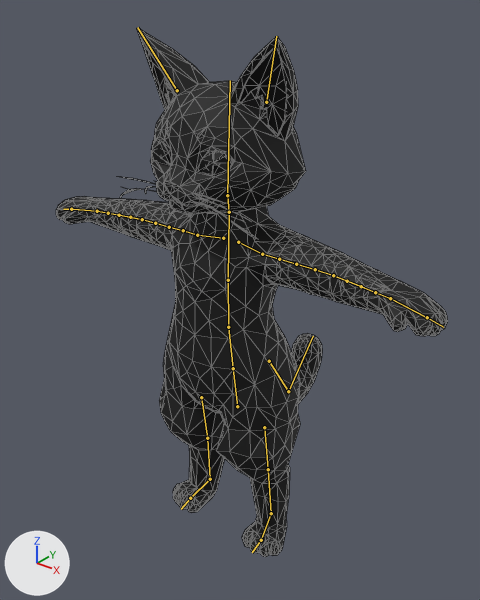
A saved change to the Blender file assets/models/cat/cat.blend.
One viewpoint serves both versions: a 50 mm lens placed at (0.803, -1.055, 1.21), pointed at (-0.011, -0.037, 0.579). Arrows for +X, +Y and +Z are at lower left; the lights stay in place. The first picture is the older version. The bones that bend it are drawn over the model as lines. Mesh edges are drawn as thin lines.

Objects in the first picture: 'cat'.
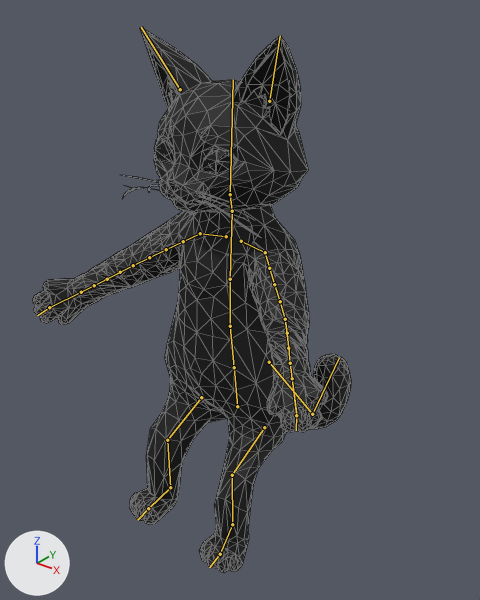
Commit message: feat(models): key the seated bind of the hand-made cat

The newer file adds an action. The first version stands in its rest pose; the second is drawn at frame 1 of the action 'bind'.

The change in detail:
Bone 'hips' (bone_hips) turns from (0, 0, 0) to (-1, 0, 0) degrees about its own x, y and z.
Bone 'upper_arm_L' (bone_upper_arm_l) turns from (0, 0, 0) to (28, -8, 33) degrees about its own x, y and z.
Bone 'hand_L' (bone_hand_l) turns from (0, 0, 0) to (11, -150, -5) degrees about its own x, y and z.
Bone 'wrist_L' (bone_wrist_l) turns from (0, 0, 0) to (11, -150, -5) degrees about its own x, y and z.
Bone 'forearm_seg0_L' (bone_forearm_seg0_l) turns from (0, 0, 0) to (0, -19, 0) degrees about its own x, y and z.
Bone 'forearm_seg1_L' (bone_forearm_seg1_l) turns from (0, 0, 0) to (0, -56, 0) degrees about its own x, y and z.
Bone 'forearm_seg2_L' (bone_forearm_seg2_l) turns from (0, 0, 0) to (0, -94, 0) degrees about its own x, y and z.
Bone 'forearm_seg3_L' (bone_forearm_seg3_l) turns from (0, 0, 0) to (0, -131, 0) degrees about its own x, y and z.
Bone 'upper_arm_R' (bone_upper_arm_r) turns from (0, 0, 0) to (28, 8, -33) degrees about its own x, y and z.
Bone 'hand_R' (bone_hand_r) turns from (0, 0, 0) to (-86, 84, -90) degrees about its own x, y and z.
Bone 'wrist_R' (bone_wrist_r) turns from (0, 0, 0) to (-86, 84, -90) degrees about its own x, y and z.
Bone 'forearm_seg1_R' (bone_forearm_seg1_r) turns from (0, 0, 0) to (0, 34, 0) degrees about its own x, y and z.
Bone 'forearm_seg2_R' (bone_forearm_seg2_r) turns from (0, 0, 0) to (0, 56, 0) degrees about its own x, y and z.
Bone 'forearm_seg3_R' (bone_forearm_seg3_r) turns from (0, 0, 0) to (0, 79, 0) degrees about its own x, y and z.
Bone 'thigh_L' (bone_thigh_l) turns from (0, 0, 0) to (71, -1, 1) degrees about its own x, y and z.
Bone 'shin_L' (bone_shin_l) turns from (0, 0, 0) to (-67, -1, -3) degrees about its own x, y and z.
Bone 'foot_L' (bone_foot_l) turns from (0, 0, 0) to (-4, 3, 1) degrees about its own x, y and z.
Bone 'thigh_R' (bone_thigh_r) turns from (0, 0, 0) to (71, 1, -1) degrees about its own x, y and z.
Bone 'shin_R' (bone_shin_r) turns from (0, 0, 0) to (-67, 1, 3) degrees about its own x, y and z.
Bone 'foot_R' (bone_foot_r) turns from (0, 0, 0) to (-4, -3, -1) degrees about its own x, y and z.
Bone 'tail' (bone_tail) turns from (0, 0, 0) to (-21, -12, -62) degrees about its own x, y and z.
Bone 'tail_tip' (bone_tail_tip) turns from (0, 0, 0) to (9, 4, -58) degrees about its own x, y and z.

Where the change shows, as pixel boxes (x1, y1, x2, y2) in the pictures (480 x 600 px):
'cat', posed (19% narrower): before (56, 28, 448, 557); after (33, 27, 351, 573)
bone 'hips', root to tip: before (237, 406) to (233, 368); after (237, 406) to (234, 367)
bone 'hand_L', root to tip: before (390, 298) to (427, 317); after (292, 378) to (296, 415)
bone 'wrist_L', root to tip: before (390, 298) to (424, 316); after (292, 378) to (296, 413)
bone 'forearm_seg0_L', root to tip: before (333, 275) to (347, 281); after (285, 319) to (287, 333)
bone 'forearm_seg1_L', root to tip: before (347, 281) to (361, 286); after (287, 333) to (288, 348)
bone 'forearm_seg2_L', root to tip: before (361, 286) to (375, 292); after (288, 348) to (290, 363)
bone 'forearm_seg3_L', root to tip: before (375, 292) to (390, 298); after (290, 363) to (292, 378)
bone 'hand_R', root to tip: before (97, 211) to (71, 209); after (81, 292) to (49, 307)
bone 'wrist_R', root to tip: before (97, 211) to (73, 209); after (81, 292) to (51, 306)
bone 'forearm_seg1_R', root to tip: before (130, 217) to (119, 215); after (120, 272) to (107, 279)
bone 'forearm_seg2_R', root to tip: before (119, 215) to (108, 213); after (107, 279) to (94, 285)
bone 'forearm_seg3_R', root to tip: before (108, 213) to (97, 211); after (94, 285) to (81, 292)
bone 'thigh_L', root to tip: before (264, 427) to (268, 469); after (264, 427) to (232, 475)
bone 'shin_L', root to tip: before (268, 469) to (271, 513); after (232, 475) to (232, 524)
bone 'foot_L', root to tip: before (271, 513) to (261, 540); after (232, 524) to (220, 554)
bone 'thigh_R', root to tip: before (201, 397) to (207, 438); after (201, 397) to (167, 440)
bone 'shin_R', root to tip: before (207, 438) to (210, 479); after (167, 440) to (170, 487)
bone 'foot_R', root to tip: before (210, 479) to (190, 498); after (170, 487) to (148, 508)
bone 'tail', root to tip: before (269, 361) to (288, 391); after (269, 362) to (312, 414)
bone 'tail_tip', root to tip: before (288, 391) to (313, 336); after (312, 414) to (339, 358)
